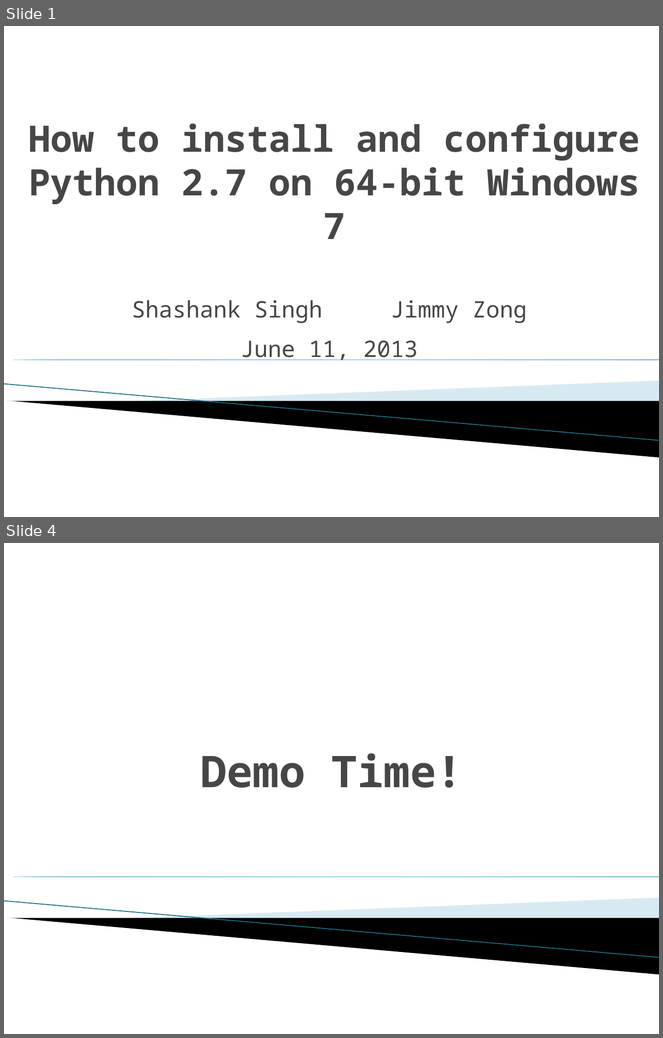
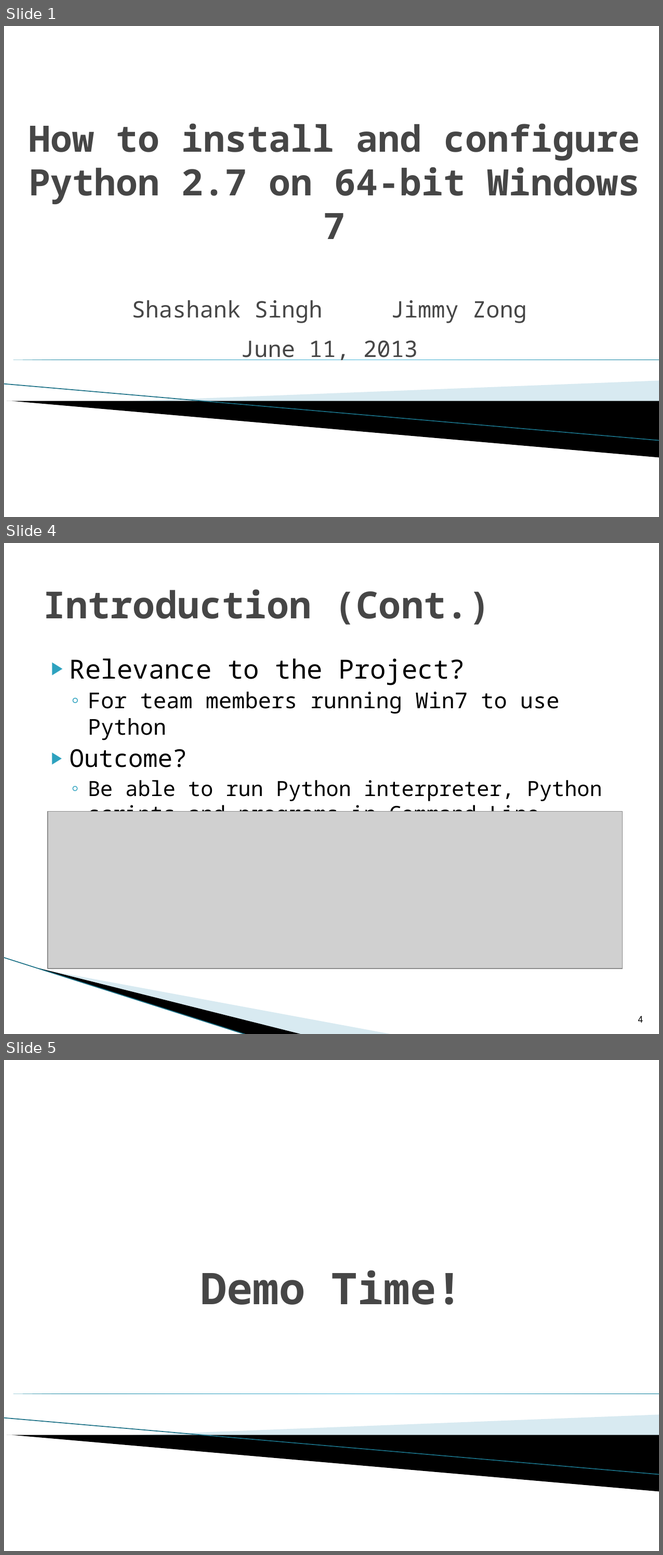
Before and after one commit to sss1/15221Proj, a slide deck: instructions/PYTHON/pres/Speaking Assignment (Instructions).pptx. Shown one above the other, each under a label of ours: slides 1 and 4 before the commit, slides 1, 4 and 5 after it; the slides between them are not shown. The pictures are 663x1038 and 663x1555 pixels, drawn with LibreOffice and Linux fonts; fonts in the diff are those of the drawing; grey boxes stand for pictures; background and template pictures are left out. Boxes give left, top, right and bottom in pixels: in the first picture for what was removed or moved away, otherwise in the second. Text is boxed around its words. In the diff, an @@ line names an element or a change of style, - is before the commit and + after.

```diff
--- a/instructions/PYTHON/pres/Speaking Assignment (Instructions).pptx
+++ b/instructions/PYTHON/pres/Speaking Assignment (Instructions).pptx
@@ slide 4 added at [4,543,659,1034], background #FFFFFF @@
@@ title added at [43,589,491,625], 41 pt, text #464646, bold @@
+Introduction (Cont.)
@@ text added at [70,658,603,812], 23 pt, text #000000 @@
+▶ Relevance to the Project?
+  ◦ For team members running Win7 to use Python
+▶ Outcome?
+  ◦ Be able to run Python interpreter, Python scripts and programs in Command Line.
@@ picture added at [48,812,623,969] @@
@@ line added from (4, 958) to (247, 1034), #97C5D8 0.95 pt @@
@@ freeform shape added at [39,968,304,1034], fill #000000 @@
@@ freeform shape added at [40,969,394,1034], fill #A0CBDC at 40% opacity @@
@@ page number added at [638,1016,644,1023], 10 pt, text #000000 @@
+4
@@ what was slide 4 is now slide 5 @@
```
Also in this commit, not shown: 2 slides changed, 2 other files.
